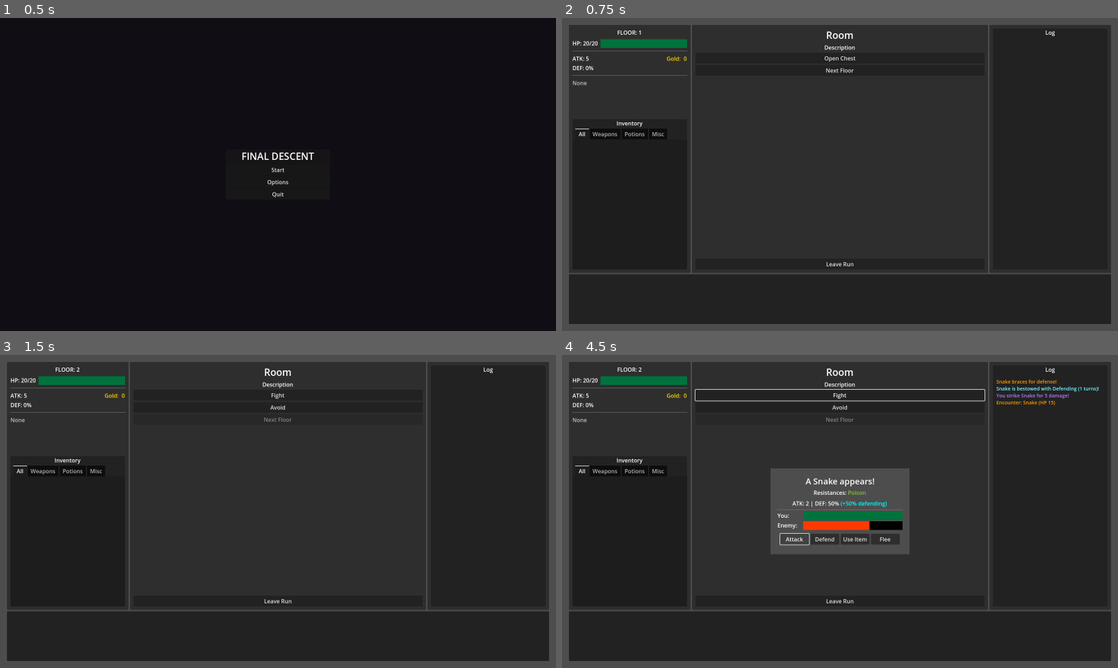
Above: before the commit, frames 1-4 (two rows, left to right).
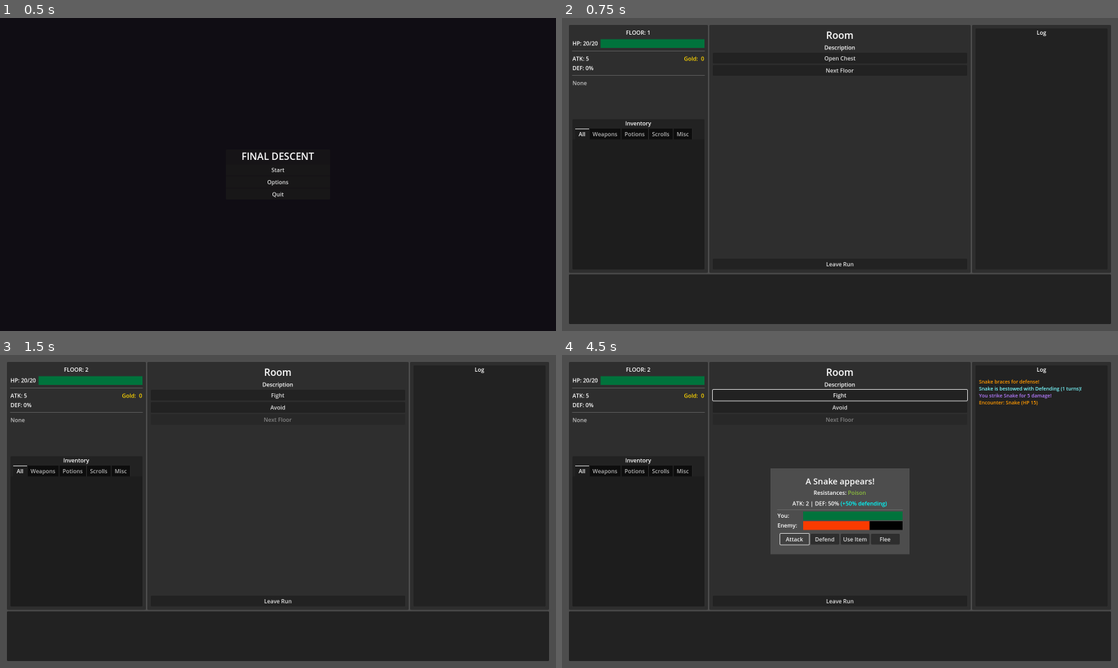
Above: after the commit, the same moments.

Repository: jhaakma/final-descent
Game: Godot game, scene res://data/core/Main.tscn
The game is run twice, just before and just after one commit, with the same random seed, the same clock (stepped at 60 frames per second) and the same inputs.
Inputs:
- Up to frame 1 (0.5 s): no input
- Up to frame 2 (0.75 s): click "Start" at 0.5 s
- Up to frame 3 (1.5 s): click "Next Floor" at 1.25 s
- Up to frame 4 (4.5 s): click "Fight" at 2 s; click "Avoid" at 2.75 s; click "Leave Run" at 3.5 s; click "Attack" at 4.25 s

Frame 1 is identical in both runs. In frame 2, 1.1% of the frame differs, in the area x 9-89%, y 2-82%; in frame 3, 1.1%; in frame 4, 1.7%, in the area x 9-97%, y 2-82%.

Commit message:
Add Scrolls tab to inventory

Diff:
--- a/src/enchantments/on_strike_enchantment.gd
+++ b/src/enchantments/on_strike_enchantment.gd
@@ -8,7 +8,10 @@
 
 func initialise(_owner: Object) -> void:
     if is_valid_owner(_owner):
-        (_owner as Weapon).attack_hit.connect(on_strike)
+        var weapon := _owner as Weapon
+        if not weapon.attack_hit.is_connected(on_strike,):
+            weapon.attack_hit.connect(on_strike)
+            print_debug("Enchantment %s applied to %s" % [self.get_class(), _owner.get_class()])
     else:
         print_debug("Warning: Enchantment %s cannot be applied to %s" % [
             self.get_class(),
--- a/src/ui/screens/RoomScreen.tscn
+++ b/src/ui/screens/RoomScreen.tscn
@@ -77,7 +77,7 @@
 size_flags_vertical = 3
 
 [node name="LeftPanel" type="PanelContainer" parent="MarginContainer/VBoxContainer/HBoxContainer"]
-custom_minimum_size = Vector2(350, 0)
+custom_minimum_size = Vector2(400, 0)
 layout_mode = 2
 
 [node name="MarginContainer" type="MarginContainer" parent="MarginContainer/VBoxContainer/HBoxContainer/LeftPanel"]
@@ -226,7 +226,7 @@
 text = "Leave Run"
 
 [node name="RightPanel" type="PanelContainer" parent="MarginContainer/VBoxContainer/HBoxContainer"]
-custom_minimum_size = Vector2(350, 0)
+custom_minimum_size = Vector2(400, 0)
 layout_mode = 2
 
 [node name="MarginContainer" type="MarginContainer" parent="MarginContainer/VBoxContainer/HBoxContainer/RightPanel"]
--- a/src/ui/widgets/inventory/InventoryContainer.tscn
+++ b/src/ui/widgets/inventory/InventoryContainer.tscn
@@ -62,11 +62,23 @@
 size_flags_horizontal = 3
 size_flags_vertical = 3
 
+[node name="Scrolls" type="ScrollContainer" parent="VBoxInventory/TabContainer"]
+visible = false
+layout_mode = 2
+horizontal_scroll_mode = 0
+metadata/_tab_index = 3
+
+[node name="ScrollsList" type="VBoxContainer" parent="VBoxInventory/TabContainer/Scrolls"]
+unique_name_in_owner = true
+layout_mode = 2
+size_flags_horizontal = 3
+size_flags_vertical = 3
+
 [node name="Misc" type="ScrollContainer" parent="VBoxInventory/TabContainer"]
 visible = false
 layout_mode = 2
 horizontal_scroll_mode = 0
-metadata/_tab_index = 3
+metadata/_tab_index = 4
 
 [node name="MiscList" type="VBoxContainer" parent="VBoxInventory/TabContainer/Misc"]
 unique_name_in_owner = true
--- a/src/ui/widgets/inventory/inventory_container.gd
+++ b/src/ui/widgets/inventory/inventory_container.gd
@@ -19,6 +19,7 @@
 @onready var all_list: VBoxContainer = %AllList
 @onready var weapons_list: VBoxContainer = %WeaponsList
 @onready var potions_list: VBoxContainer = %PotionsList
+@onready var scrolls_list: VBoxContainer = %ScrollsList
 @onready var misc_list: VBoxContainer = %MiscList
 
 var selected_item: Item = null
@@ -27,6 +28,7 @@
     "all": [] as Array[InventoryRow],
     "weapons": [] as Array[InventoryRow],
     "potions": [] as Array[InventoryRow],
+    "scrolls": [] as Array[InventoryRow],
     "misc": [] as Array[InventoryRow]
 }
 
@@ -110,6 +112,9 @@
             Item.ItemCategory.POTION:
                 potions_list.add_child(row)
                 inventory_rows["potions"].append(row)
+            Item.ItemCategory.SCROLL:
+                scrolls_list.add_child(row)
+                inventory_rows["scrolls"].append(row)
             Item.ItemCategory.MISC:
                 misc_list.add_child(row)
                 inventory_rows["misc"].append(row)
Not shown, changed: todo.md
